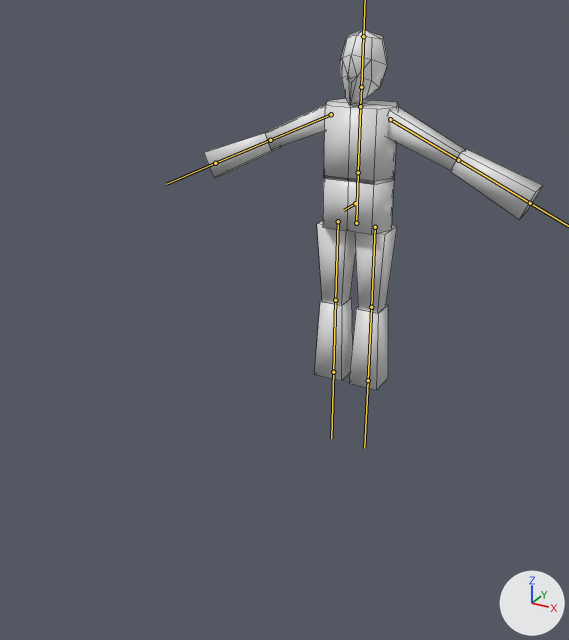
The FBX model Assets/Models/Character.fbx, before and after one commit.
Before and after are seen from a camera (50 mm lens) standing at (1.38, -3.19, 1.81) and looking at (0.15, -0.95, 0.7). The lights are fixed; the arrows at lower right show +X, +Y and +Z. The bones that bend it are drawn over the model as lines. Mesh edges are drawn as thin lines.

In view in the first picture: 'Character_ME'.
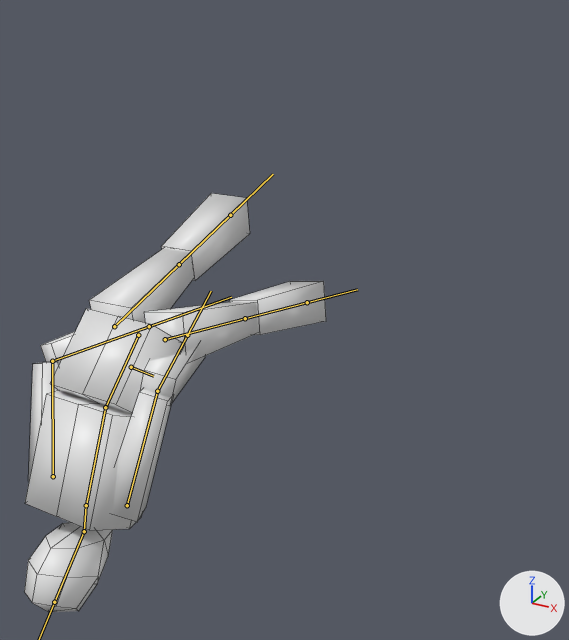
The newer file adds an action. The first version stands in its rest pose; the second is drawn at frame 61 of the action 'Character_AR|Character_EnterTV'.

Location of each change, (x1, y1, x2, y2) in pixels of the pictures (569 x 640 px):
'Character_ME', posed (11% narrower, 16% taller)
    before: (204, 29, 543, 390)
    after: (24, 193, 326, 612)
bone 'Origin', root to tip
    before: (355, 203) to (344, 210)
    after: (131, 367) to (153, 376)
bone 'Waist', root to tip
    before: (356, 223) to (358, 172)
    after: (138, 335) to (105, 407)
bone 'Chest', root to tip
    before: (358, 172) to (360, 107)
    after: (105, 407) to (86, 504)
bone 'Neck', root to tip
    before: (360, 106) to (361, 87)
    after: (86, 505) to (84, 531)
bone 'Head', root to tip
    before: (361, 87) to (363, 36)
    after: (84, 531) to (54, 602)
bone 'Arm1.l', root to tip
    before: (390, 119) to (458, 160)
    after: (127, 505) to (157, 391)
bone 'Arm2.l', root to tip
    before: (458, 160) to (530, 203)
    after: (157, 391) to (187, 335)
bone 'Arm1.r', root to tip
    before: (331, 114) to (270, 140)
    after: (53, 476) to (52, 361)
bone 'Arm2.r', root to tip
    before: (270, 140) to (215, 163)
    after: (52, 361) to (149, 326)
bone 'Leg1.l', root to tip
    before: (375, 227) to (371, 307)
    after: (165, 339) to (245, 318)
bone 'Leg1.r', root to tip
    before: (338, 221) to (335, 300)
    after: (114, 326) to (179, 264)

Diff of the bpy script that builds the scene:
```diff
--- a/Assets/Models/Character.fbx.py
+++ b/Assets/Models/Character.fbx.py
@@ bone_origin @@
 bone_origin = bpy.data.objects['Character_AR'].pose.bones['Origin']
-bone_origin.location = (0.0, 0.0, 0.0)
-bone_origin.rotation_quaternion = (1.0, 0.0, 0.0, 0.0)  # degrees (0, 0, 0)
+bone_origin.location = (0.0, 1.587, -0.107)
+bone_origin.rotation_quaternion = (0.319, -0.948, 0.0, 0.0)  # degrees (-143, 0, 0)
@@ bone_waist @@
 bone_waist = bpy.data.objects['Character_AR'].pose.bones['Waist']  # child of 'Origin'
-bone_waist.rotation_quaternion = (1.0, 0.0, 0.0, 0.0)  # degrees (0, 0, 0)
+bone_waist.rotation_quaternion = (0.998, -0.07, 0.009, 0.005)  # degrees (-8, 1, 1)
@@ bone_chest @@
 bone_chest = bpy.data.objects['Character_AR'].pose.bones['Chest']  # child of 'Waist'
-bone_chest.rotation_quaternion = (1.0, 0.0, 0.0, 0.0)  # degrees (0, 0, 0)
+bone_chest.rotation_quaternion = (0.983, 0.181, 0.0, 0.0)  # degrees (21, 0, 0)
@@ bone_neck @@
 bone_neck = bpy.data.objects['Character_AR'].pose.bones['Neck']  # child of 'Chest'
-bone_neck.rotation_quaternion = (1.0, 0.0, 0.0, 0.0)  # degrees (0, 0, 0)
+bone_neck.rotation_quaternion = (0.996, 0.085, 0.018, -0.001)  # degrees (10, 2, 0)
@@ bone_head @@
 bone_head = bpy.data.objects['Character_AR'].pose.bones['Head']  # child of 'Neck'
-bone_head.rotation_quaternion = (1.0, 0.0, 0.0, 0.0)  # degrees (0, 0, 0)
+bone_head.rotation_quaternion = (0.965, -0.26, -0.009, -0.013)  # degrees (-30, -1, -1)
@@ bone_arm1_l @@
 bone_arm1_l = bpy.data.objects['Character_AR'].pose.bones['Arm1.l']  # child of 'Chest'
-bone_arm1_l.rotation_quaternion = (1.0, 0.0, 0.0, 0.0)  # degrees (0, 0, 0)
+bone_arm1_l.rotation_quaternion = (0.843, -0.484, 0.216, -0.088)  # degrees (-63, 16, -22)
@@ bone_arm2_l @@
 bone_arm2_l = bpy.data.objects['Character_AR'].pose.bones['Arm2.l']  # child of 'Arm1.l'
-bone_arm2_l.rotation_quaternion = (1.0, 0.0, 0.0, 0.0)  # degrees (0, 0, 0)
+bone_arm2_l.rotation_quaternion = (0.813, 0.0, 0.0, -0.582)  # degrees (0, 0, -71)
@@ bone_arm1_r @@
 bone_arm1_r = bpy.data.objects['Character_AR'].pose.bones['Arm1.r']  # child of 'Chest'
-bone_arm1_r.rotation_quaternion = (1.0, 0.0, 0.0, 0.0)  # degrees (0, 0, 0)
+bone_arm1_r.rotation_quaternion = (0.881, -0.418, -0.203, 0.092)  # degrees (-54, -16, 20)
@@ bone_arm2_r @@
 bone_arm2_r = bpy.data.objects['Character_AR'].pose.bones['Arm2.r']  # child of 'Arm1.r'
-bone_arm2_r.rotation_quaternion = (1.0, 0.0, 0.0, 0.0)  # degrees (0, 0, 0)
+bone_arm2_r.rotation_quaternion = (0.813, 0.0, 0.0, 0.582)  # degrees (0, 0, 71)
@@ bone_leg1_l @@
 bone_leg1_l = bpy.data.objects['Character_AR'].pose.bones['Leg1.l']  # child of 'Origin'
-bone_leg1_l.rotation_quaternion = (1.0, 0.0, 0.0, 0.0)  # degrees (0, 0, 0)
+bone_leg1_l.rotation_quaternion = (0.843, -0.012, -0.103, -0.528)  # degrees (5, -11, -65)
@@ bone_leg1_r @@
 bone_leg1_r = bpy.data.objects['Character_AR'].pose.bones['Leg1.r']  # child of 'Origin'
-bone_leg1_r.rotation_quaternion = (1.0, 0.0, 0.0, 0.0)  # degrees (0, 0, 0)
+bone_leg1_r.rotation_quaternion = (0.931, 0.036, 0.032, 0.362)  # degrees (5, 2, 43)
```
